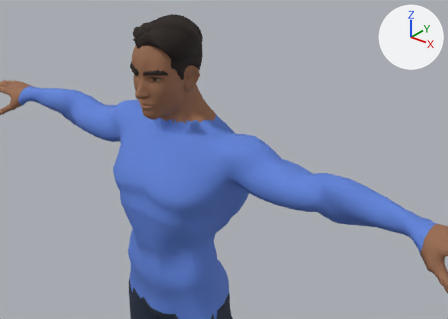
The glTF model apps/web/public/models/human.glb, before and after one commit.
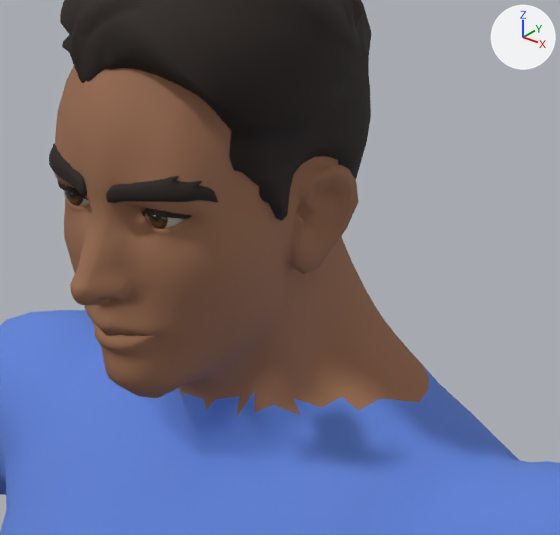
Old and new are each drawn from a camera (50 mm lens) standing at (1.106, -1.14, 2.198) and looking at (0.22, -0.031, 1.511) and again close up on the part from 27% to 55% of the width and 9% to 47% of the height. Lighting does not change. The marker at upper right points along +X, +Y and +Z. The first two pictures are the older version. Vertices at exactly the same position are counted once.

Before the edit, the objects in view are built like this:
```python
me_student_eyebrows = bpy.data.meshes.new('Student eyebrows')
me_student_eyebrows.from_pydata(...)  # 558 vertices, 984 faces; spans x -0.0623..0.0623, y -0.0945..-0.0569, z 1.6949..1.7255
me_student_eyebrows.materials.append(mat_student_hair)  # black #241914
me_student_outfit = bpy.data.meshes.new('Student outfit')
me_student_outfit.from_pydata(...)  # 6285 vertices, 12566 faces; spans x -0.93..0.93, y -0.13..0.16, z -0.01..1.81
# faces by material slot: [5962, 3262, 1874, 1468]
me_student_outfit.materials.append(mat_student_skin)  # brown #996b4f
me_student_outfit.materials.append(mat_student_jacket)  # blue #5e82d9
me_student_outfit.materials.append(mat_student_trousers)  # dark blue #1f2b40
me_student_outfit.materials.append(mat_student_shoes)  # black #141924
me_student_parted_hair = bpy.data.meshes.new('Student parted hair')
me_student_parted_hair.from_pydata(...)  # 695 vertices, 1301 faces; spans x -0.085..0.09, y -0.079..0.108, z 1.661..1.84
me_student_parted_hair.materials.append(mat_student_hair)  # black #241914
ob_eyebrows = bpy.data.objects.new('Eyebrows', me_student_eyebrows)
ob_eyebrows.location = (0.0, 0.0, 0.0)
ob_student_hair = bpy.data.objects.new('Student hair', me_student_parted_hair)
ob_student_hair.location = (0.0, 0.0, 0.0)
ob_superhero_male = bpy.data.objects.new('SuperHero_Male', me_student_outfit)
ob_superhero_male.location = (0.0, 0.0, 0.0)
```
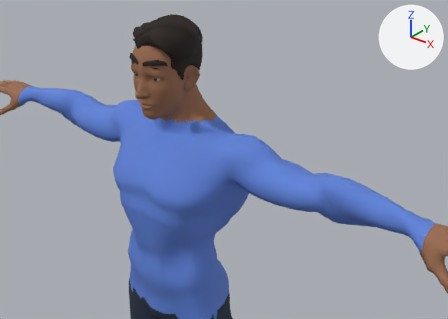
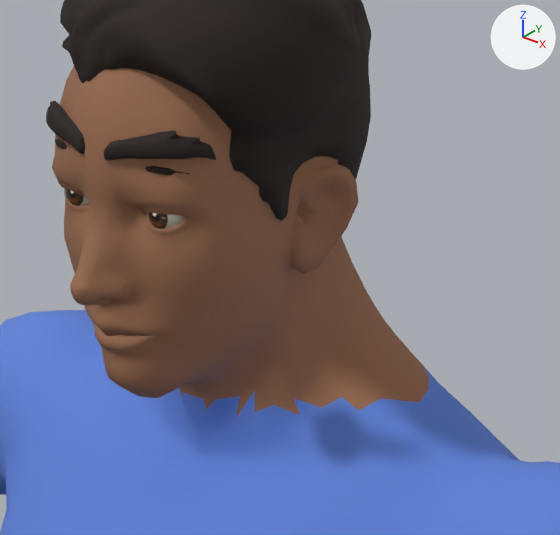
The newer file adds a shape key; the second version is drawn at full value of the shape key 'browInnerUp' of 'Eyebrows', and the change is written as the vertex moves it makes.

Diff of the bpy script that builds the scene:
```diff
--- a/apps/web/public/models/human.glb.py
+++ b/apps/web/public/models/human.glb.py
@@ me_student_eyebrows @@
 # used by ob_eyebrows; location = (0.0, 0.0, 0.0)
-me_student_eyebrows.from_pydata(...)  # 558 vertices, 984 faces; spans x -0.0623..0.0623, y -0.0945..-0.0569, z 1.6949..1.7255
+me_student_eyebrows.from_pydata(...)  # 558 vertices, 984 faces; spans x -0.0623..0.0623, y -0.0945..-0.0569, z 1.7199..1.7505
+# me_student_eyebrows part 1: the whole mesh is moved by (0.0, 0.0, 0.025)
 me_student_eyebrows.materials.append(mat_student_hair)
```

What differs and where, as boxes [x1, y1, x2, y2] in the close-ups (560 x 535 px):
'Eyebrows', moved: before [49, 144, 218, 219]; after [46, 101, 216, 175]
